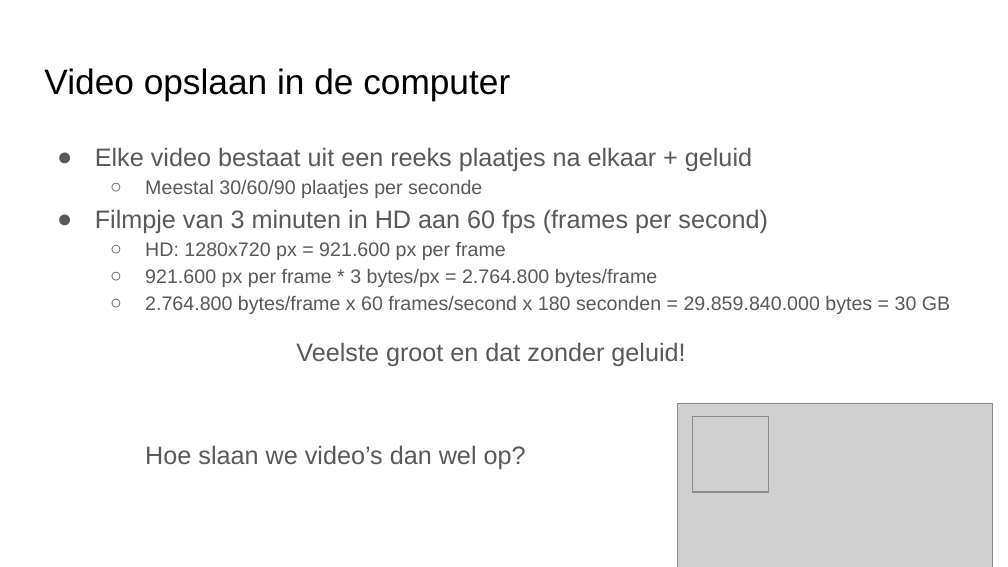
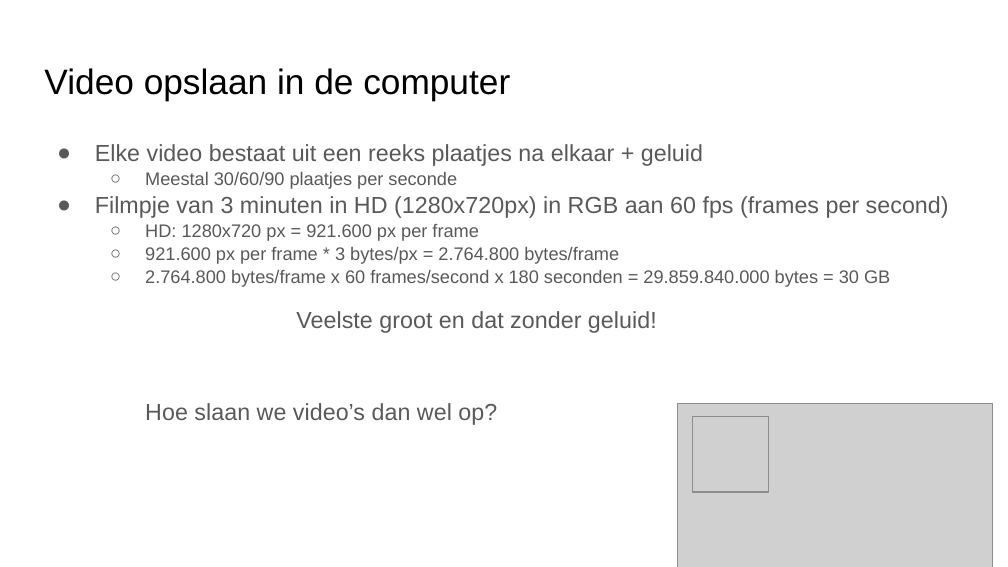
Before and after one commit to emmauscollege/emmauscollege.github.io, a slide deck: slide 6 of methode/static/theorie/informatie/Tekst-geluid-video-en-compressie.pptx. Drawn at 1008x567 pixels with LibreOffice and Linux fonts; fonts in the diff are those of the drawing; grey boxes stand for pictures. Boxes give left, top, right and bottom in pixels: in the first picture for what was removed or moved away, otherwise in the second. Text is boxed around its words. In the diff, an @@ line names an element or a change of style, - is before the commit and + after.

```diff
--- a/methode/static/theorie/informatie/Tekst-geluid-video-en-compressie.pptx
+++ b/methode/static/theorie/informatie/Tekst-geluid-video-en-compressie.pptx
@@ text at (95, 144, 890, 425): size 18 to 16.6 pt in "Elke video bestaat uit een reeks plaatjes ...", "Veelste groot en dat zonder geluid!", "Hoe slaan we video’s dan wel op?"; size 14 to 12.9 pt in "Meestal 30/60/90 plaatjes per seconde", "HD: 1280x720 px = 921.600 px per ...", "921.600 px per frame * 3 bytes/px ...", "2.764.800 bytes/frame x 60 frames/second x 180 ..."; line spacing 1.15 to 1.05 @@
@@ text at (95, 196, 949, 218): text changed; size 18 to 16.6 pt @@
-● Filmpje van 3 minuten in HD aan 60 fps (frames per second)
+● Filmpje van 3 minuten in HD (1280x720px) in RGB aan 60 fps (frames per second)
```
